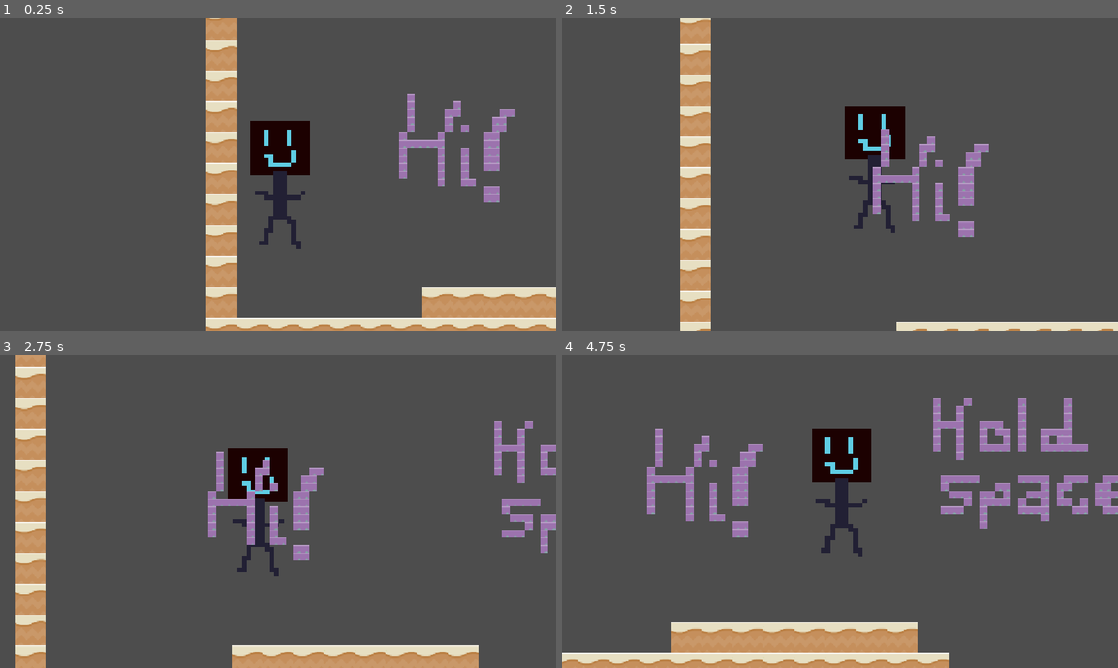
Above: before the commit, frames 1-4 (two rows, left to right).
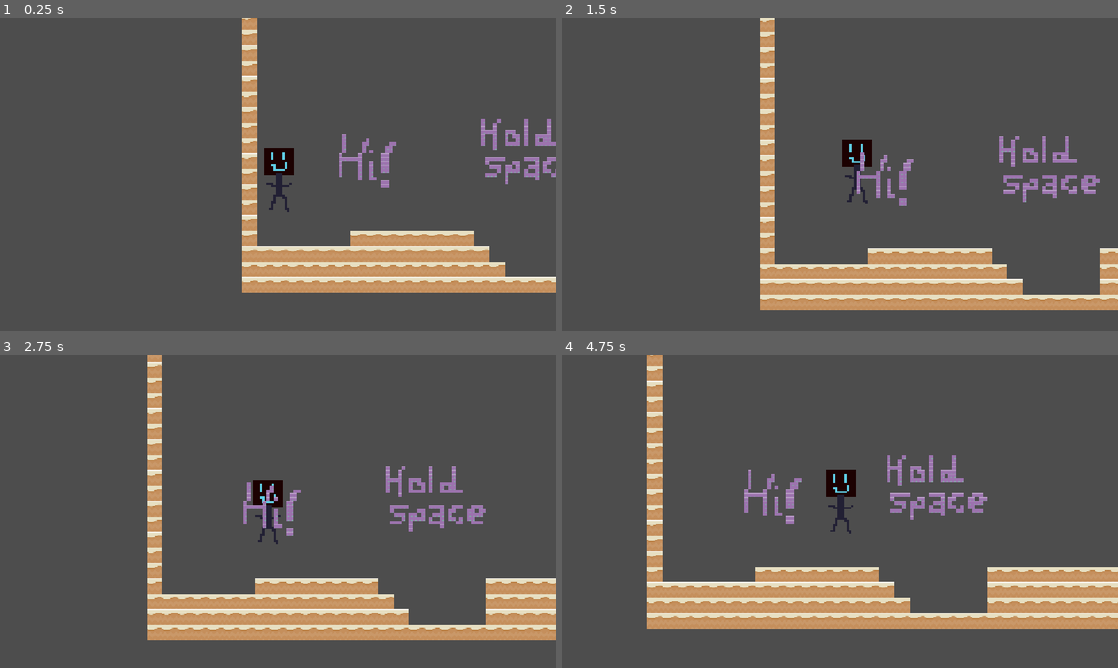
Above: after the commit, the same moments.

Repository: Reprogram2911/BouncyCastle
Game: Godot game, scene res://main.tscn
Same seed, same stepped clock (60 frames per second), same inputs: the game is played once before the commit and once after it.
Inputs:
- Up to frame 1 (0.25 s): no input
- Up to frame 2 (1.5 s): tap Enter (ui_accept) at 0.5, 0.77 s; hold Right (ui_right) from 0.53 s (still down)
- Up to frame 3 (2.75 s): tap Enter (ui_accept) at 1.52 s; release Right (ui_right) at 2.03 s; hold Left (ui_left) from 2.03 s (still down)
- Up to frame 4 (4.75 s): release Left (ui_left) at 2.78 s; hold Right (ui_right) 2.78-4.28 s; tap Enter (ui_accept) at 3.02, 3.77, 4.52 s; hold Left (ui_left) from 4.28 s (still down)

The runs differ from the first frame. In frame 1, 25% of the frame differs, in the area x 37-100%, y 0-100%; in frame 2, 23%; in frame 3, 28%; in frame 4, 31%, in the area x 0-100%, y 0-100%.

Commit message:
stuff

Diff:
--- a/main.tscn
+++ b/main.tscn
@@ -4,6 +4,7 @@
 [ext_resource type="Script" uid="uid://bquuso1t48yh8" path="res://player.gd" id="1_h2yge"]
 [ext_resource type="Texture2D" uid="uid://0ejprodd2uoh" path="res://sandMid.png" id="1_ig7tw"]
 [ext_resource type="Texture2D" uid="uid://cnr6lokqw5721" path="res://stoneMid.png" id="4_1bvp3"]
+[ext_resource type="PackedScene" uid="uid://dgoyjypo44e3f" path="res://spike.tscn" id="5_7mycd"]
 [ext_resource type="Script" uid="uid://hw72j2tvkbee" path="res://kill_zone.gd" id="5_lquwl"]
 
 [sub_resource type="RectangleShape2D" id="RectangleShape2D_u2y71"]
@@ -63,10 +64,14 @@
 2:3/0 = 0
 3:3/0 = 0
 
+[sub_resource type="TileSetScenesCollectionSource" id="TileSetScenesCollectionSource_272bh"]
+scenes/1/scene = ExtResource("5_7mycd")
+
 [sub_resource type="TileSet" id="TileSet_wnspn"]
 physics_layer_0/collision_layer = 1
 sources/0 = SubResource("TileSetAtlasSource_0xm2m")
 sources/2 = SubResource("TileSetAtlasSource_lquwl")
+sources/3 = SubResource("TileSetScenesCollectionSource_272bh")
 
 [sub_resource type="RectangleShape2D" id="RectangleShape2D_abbyf"]
 size = Vector2(16641, 3717.5)
@@ -85,6 +90,7 @@
 
 [node name="Camera2D" type="Camera2D" parent="Player" unique_id=1768659534]
 position = Vector2(197.83282, 192.30846)
+zoom = Vector2(0.5, 0.5)
 position_smoothing_enabled = true
 position_smoothing_speed = 4.0
 
@@ -104,6 +110,6 @@
 position = Vector2(8433.5, 2693.25)
 shape = SubResource("RectangleShape2D_abbyf")
 
-[node name="CollisionShape2D" type="CollisionShape2D" parent="kill area/CollisionShape2D" unique_id=639965192]
-position = Vector2(4.5, -5988.25)
+[node name="CollisionShape2D2" type="CollisionShape2D" parent="kill area" unique_id=639965192]
+position = Vector2(8438, -3295)
 shape = SubResource("RectangleShape2D_abbyf")
--- /dev/null
+++ b/spike.tscn
@@ -0,0 +1,17 @@
+[gd_scene format=3 uid="uid://dgoyjypo44e3f"]
+
+[ext_resource type="Script" uid="uid://hw72j2tvkbee" path="res://kill_zone.gd" id="1_7k7bx"]
+[ext_resource type="Texture2D" uid="uid://bxb7m3lxdn2ma" path="res://spike.png" id="2_tggh8"]
+
+[sub_resource type="RectangleShape2D" id="RectangleShape2D_u2y71"]
+size = Vector2(66, 56)
+
+[node name="Spike" type="Area2D" unique_id=201491896]
+script = ExtResource("1_7k7bx")
+
+[node name="Sprite2D" type="Sprite2D" parent="." unique_id=879240246]
+texture = ExtResource("2_tggh8")
+
+[node name="CollisionShape2D" type="CollisionShape2D" parent="." unique_id=731109501]
+position = Vector2(0, -3)
+shape = SubResource("RectangleShape2D_u2y71")
